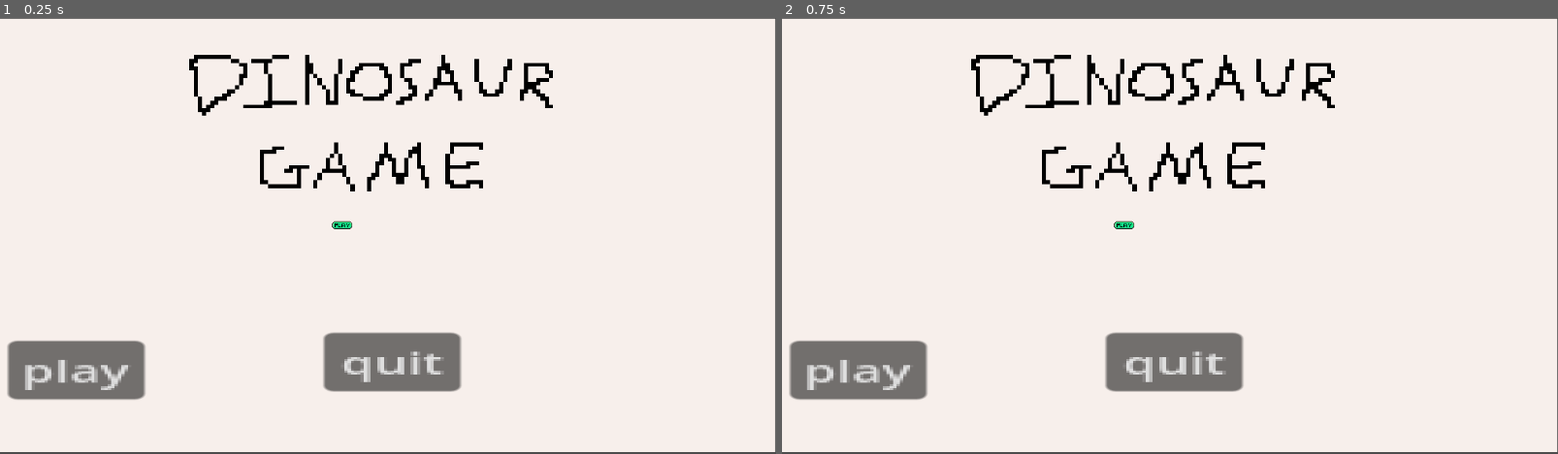
Above: before the commit, frames 1-2 (left to right).
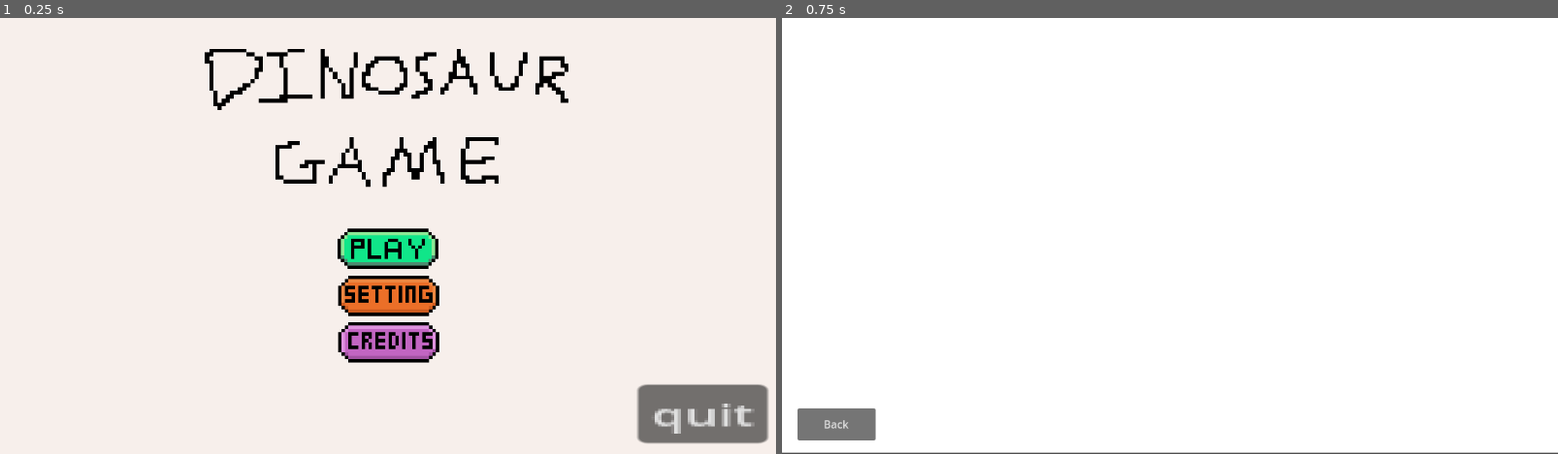
Above: after the commit, the same moments.

Repository: Sam-r-ai/DinosaurGame
Game: Godot game, scene res://Scenes/Screens/main_menu.tscn
Two runs of this game, one before a commit and one after it. Both use one fixed random seed, a clock stepped at 60 frames per second and the inputs below.
Inputs (mouse positions are in pixels of both pictures, inside the frame that each line leads up to):
- Up to frame 1 (0.25 s): no input
- Up to frame 2 (0.75 s): click (1208, 257) at 0.52 s

The runs differ from the first frame. In frame 1, 14% of the frame differs, in the area x 0-100%, y 0-100%; in frame 2, 8.7%.

Commit message:
updated main menu

Diff:
--- /dev/null
+++ b/Dinosaur Game/Scenes/Screens/TextureButton.gd
@@ -0,0 +1 @@
+extends TextureButton
--- a/Dinosaur Game/Scenes/Screens/main_menu.gd
+++ b/Dinosaur Game/Scenes/Screens/main_menu.gd
@@ -1,4 +1,4 @@
-extends Node2D
+extends Control
 
 
 
@@ -6,5 +6,9 @@
 	get_tree().quit()
 
 
+
+
+
+
 func _on_play_button_pressed():
 	get_tree().change_scene_to_file("res://Scenes/Screens/level_selector.tscn")
--- a/Dinosaur Game/Scenes/Screens/main_menu.tscn
+++ b/Dinosaur Game/Scenes/Screens/main_menu.tscn
@@ -1,47 +1,91 @@
-[gd_scene load_steps=4 format=3 uid="uid://bnqd21g43fyy0"]
+[gd_scene load_steps=7 format=3 uid="uid://bnqd21g43fyy0"]
 
 [ext_resource type="Script" path="res://Scenes/Screens/main_menu.gd" id="1_ebw68"]
 [ext_resource type="Texture2D" uid="uid://d72kg2dwqm3b" path="res://Graphics Assets/dinosaurgamelogo.png" id="2_e8os3"]
-[ext_resource type="Texture2D" uid="uid://7l1w5p87y84u" path="res://Graphics Assets/play button.png" id="3_en27i"]
+[ext_resource type="Texture2D" uid="uid://cnerqfsxu1yvd" path="res://Graphics Assets/playbutton.png" id="3_vq0mh"]
+[ext_resource type="Script" path="res://Scenes/Screens/TextureButton.gd" id="4_n3get"]
+[ext_resource type="Texture2D" uid="uid://ct7qe5tdlorsw" path="res://Graphics Assets/pixilart-drawing (2).png" id="5_pxh5o"]
+[ext_resource type="Texture2D" uid="uid://bj2p3wyprak6r" path="res://Graphics Assets/credits.png" id="6_vpw38"]
 
-[node name="MainMenu" type="Node2D"]
+[node name="MainMenu" type="Control"]
+layout_mode = 3
+anchors_preset = 15
+anchor_right = 1.0
+anchor_bottom = 1.0
+grow_horizontal = 2
+grow_vertical = 2
 script = ExtResource("1_ebw68")
+metadata/_edit_lock_ = true
 
 [node name="ColorRect" type="ColorRect" parent="."]
-offset_left = -1.0
-offset_top = 1.0
-offset_right = 1151.0
-offset_bottom = 645.0
+layout_mode = 1
+anchors_preset = 15
+anchor_right = 1.0
+anchor_bottom = 1.0
+grow_horizontal = 2
+grow_vertical = 2
 color = Color(0.968627, 0.937255, 0.921569, 1)
 metadata/_edit_lock_ = true
 
-[node name="play button" type="Button" parent="."]
-offset_left = 12.0
-offset_top = 480.0
-offset_right = 53.0
-offset_bottom = 511.0
-scale = Vector2(4.94186, 2.79847)
-text = "play"
-
 [node name="quit button" type="Button" parent="."]
-offset_left = 481.0
-offset_top = 468.0
-offset_right = 522.0
-offset_bottom = 499.0
+layout_mode = 1
+anchors_preset = 8
+anchor_left = 0.5
+anchor_top = 0.5
+anchor_right = 0.5
+anchor_bottom = 0.5
+offset_left = 371.0
+offset_top = 221.0
+offset_right = 410.0
+offset_bottom = 252.0
+grow_horizontal = 2
+grow_vertical = 2
 scale = Vector2(4.94186, 2.79847)
 text = "quit"
 
 [node name="Dinosaurgamelogo" type="Sprite2D" parent="."]
-position = Vector2(545, 247)
-scale = Vector2(6.13, 5.64)
+position = Vector2(568, 240)
+scale = Vector2(6.13, 5.72)
 texture = ExtResource("2_e8os3")
+metadata/_edit_lock_ = true
 
-[node name="TextureButton" type="TextureButton" parent="."]
-offset_left = 461.0
-offset_top = 292.0
-offset_right = 797.0
-offset_bottom = 419.0
-texture_normal = ExtResource("3_en27i")
+[node name="play button" type="TextureButton" parent="."]
+layout_mode = 1
+anchors_preset = 8
+anchor_left = 0.5
+anchor_top = 0.5
+anchor_right = 0.5
+anchor_bottom = 0.5
+offset_left = -75.0
+offset_top = -11.0
+offset_right = -45.0
+offset_bottom = 1.0
+grow_horizontal = 2
+grow_vertical = 2
+scale = Vector2(5, 5)
+texture_normal = ExtResource("3_vq0mh")
+script = ExtResource("4_n3get")
+metadata/_edit_lock_ = true
 
+[node name="settings button" type="TextureButton" parent="."]
+layout_mode = 0
+offset_left = 502.0
+offset_top = 383.0
+offset_right = 532.0
+offset_bottom = 395.0
+scale = Vector2(5, 5)
+texture_normal = ExtResource("5_pxh5o")
+metadata/_edit_lock_ = true
+
+[node name="credits button" type="TextureButton" parent="."]
+layout_mode = 0
+offset_left = 502.0
+offset_top = 452.0
+offset_right = 532.0
+offset_bottom = 464.0
+scale = Vector2(5, 5)
+texture_normal = ExtResource("6_vpw38")
+metadata/_edit_lock_ = true
+
+[connection signal="pressed" from="quit button" to="." method="_on_quit_button_pressed"]
 [connection signal="pressed" from="play button" to="." method="_on_play_button_pressed"]
-[connection signal="pressed" from="quit button" to="." method="_on_quit_button_pressed"]
Binary file added: Dinosaur Game/Graphics Assets/credits.png
Binary file added: Dinosaur Game/Graphics Assets/pixilart-drawing (2).png
Binary file removed: Dinosaur Game/Graphics Assets/play button.png
Binary file added: Dinosaur Game/Graphics Assets/playbutton.png
Binary file added: Dinosaur Game/Graphics Assets/settings.png
